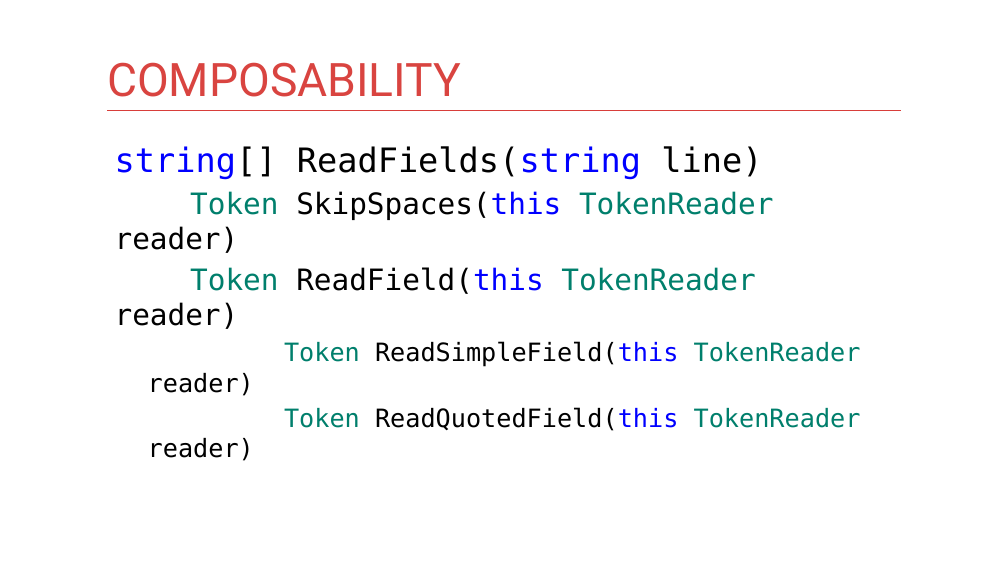
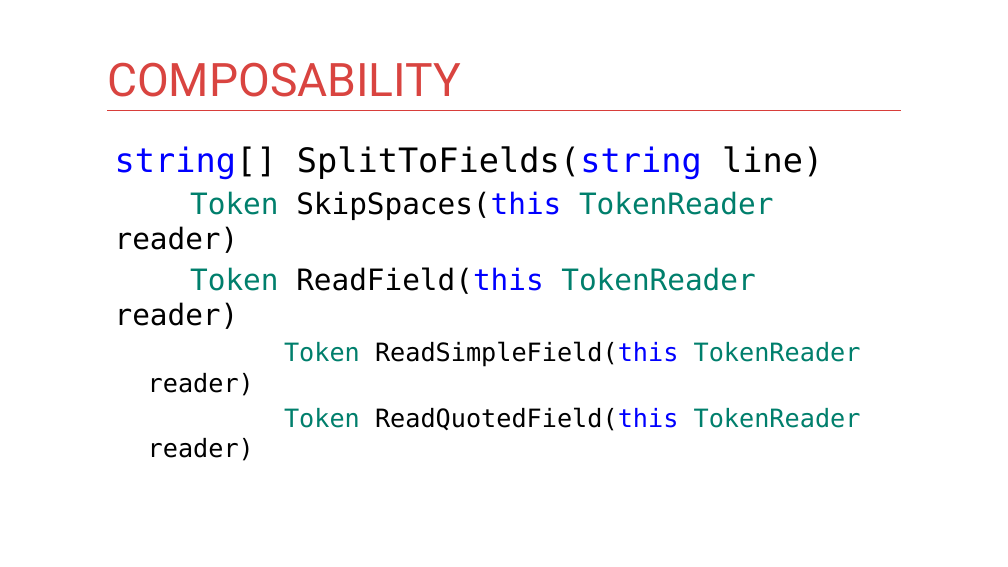
Before and after one commit to kontur-courses/clean-code, a slide deck: slide 21 of clean-code.pptx (slide 19 before the commit). Drawn at 1008x567 pixels with LibreOffice and Linux fonts; fonts in the diff are those of the drawing. Boxes give left, top, right and bottom in pixels: in the first picture for what was removed or moved away, otherwise in the second. Text is boxed around its words. In the diff, an @@ line names an element or a change of style, - is before the commit and + after.

```diff
--- a/clean-code.pptx
+++ b/clean-code.pptx
@@ text at (115,146,823,179): text changed @@
-string[] ReadFields(string line)
+string[] SplitToFields(string line)
```
Also in this commit, not shown: 4 other slides changed, 3 slides added, 1 other file.
